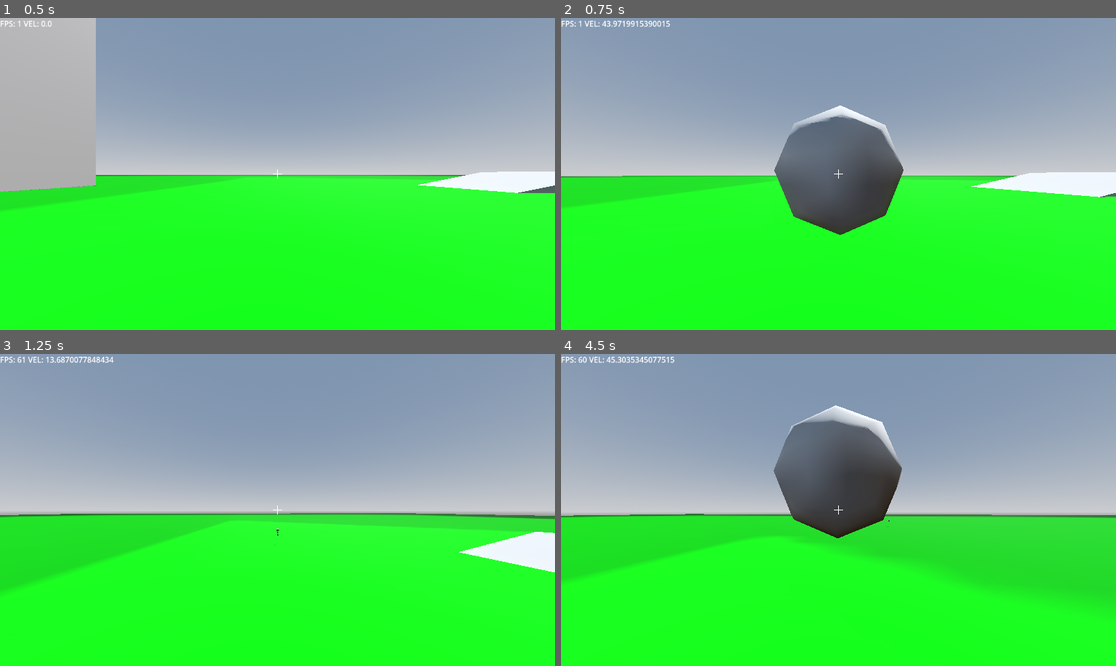
Above: before the commit, frames 1-4 (two rows, left to right).
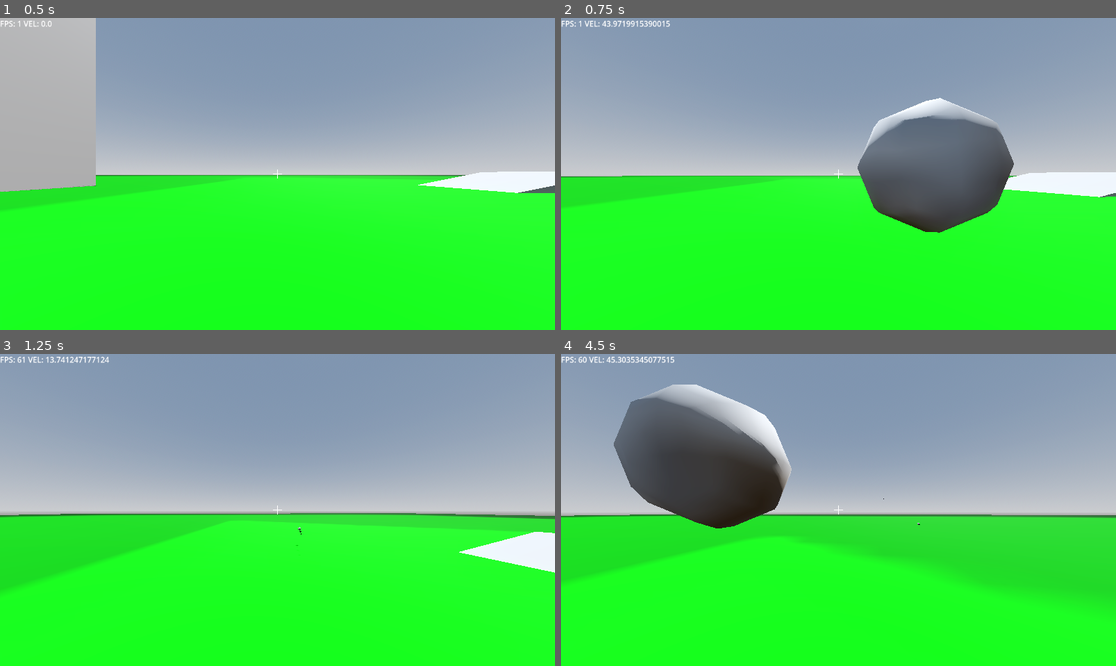
Above: after the commit, the same moments.

Repository: YouthHalo/Fast-Boomer-Shooter
Game: Godot game, scene res://scenes/main_world.tscn
The game is run twice, just before and just after one commit, with the same random seed, the same clock (stepped at 60 frames per second) and the same inputs. The engine's default icon, where the game draws it, is replaced by a stand-in: a white triangle on a blue panel in a dark square.
Inputs (mouse positions are in pixels of both pictures, inside the frame that each line leads up to):
- Up to frame 1 (0.5 s): no input
- Up to frame 2 (0.75 s): tap Enter at 0.5 s; move the mouse to (866, 174) at 0.52 s; hold W (forward) from 0.53 s (still down); tap Shift (dash) at 0.6 s; click (866, 174) at 0.67 s
- Up to frame 3 (1.25 s): keep holding W (forward); tap Space (jump) at 0.77, 1.07 s; tap C (slide) at 0.8 s
- Up to frame 4 (4.5 s): keep holding W (forward); move the mouse to (810, 510) at 1.27 s; tap C (slide) at 1.35, 3.05, 3.6 s; click (810, 510) at 1.42 s; tap Space (jump) at 1.52, 1.55, 1.82, 3.02, 3.32 s; move the mouse to (849, 503) at 2.02 s; hold Space (jump) 2.03-2.78 s; click (849, 503) at 2.17 s; tap Shift (dash) at 2.3, 2.85, 4.35 s; move the mouse to (832, 516) at 2.77 s; click (832, 516) at 2.92 s; move the mouse to (877, 513) at 3.52 s; hold Space (jump) 3.53-4.28 s; click (877, 513) at 3.67 s; move the mouse to (794, 506) at 4.27 s; click (794, 506) at 4.42 s

Frame 1 is identical in both runs. In frame 2, 13% of the frame differs, in the area x 38-94%, y 25-70%; in frame 3, 0.1%; in frame 4, 17%, in the area x 2-65%, y 9-60%.

Commit message:
Working on a fix for bullets. Ground slam now only applies a single impulse and increases in strength based on travel distance

Diff:
--- a/scripts/player.gd
+++ b/scripts/player.gd
@@ -9,7 +9,7 @@
 var mouse_relative_y = 0
 
 const SPEED = 12.0
-const JUMP_VELOCITY = 9
+const JUMP_VELOCITY = 9.0
 @export var max_air_jumps = 1
 var air_jumps = max_air_jumps
 
@@ -32,23 +32,19 @@
 var camera_tilt = 0.0
 var camera_fov = 90.0
 
-var gravity = ProjectSettings.get_setting("physics/3d/default_gravity") # 19.6 (9.8 * 2)
+var gravity = ProjectSettings.get_setting("physics/3d/default_gravity")
 var slow_factor = 0.0
+var groundslamheight = 0.0
 
 @onready var projectile_scene = preload("res://scenes/projectile.tscn")
-
 
 var input_dir
 var direction
 
-
 func _ready():
 	Input.mouse_mode = Input.MOUSE_MODE_CAPTURED
 
 func _input(event):
-	#for one time presses only
-	#do i add jump and dash here????
-
 	if event is InputEventMouseMotion:
 		rotation.y -= event.relative.x / mouse_sens
 		Cam.rotation.x -= event.relative.y / mouse_sens
@@ -60,38 +56,46 @@
 		if is_inside_tree():
 			var projectile = projectile_scene.instantiate()
 			var muzzle_position = Cam.global_transform.origin
-			# Combine player Y rotation with camera X rotation manually
-			var forward = Vector3(0, 0, -1)
-			# Apply camera X rotation first
-			forward = forward.rotated(Vector3.RIGHT, Cam.rotation.x/2)
-			# Then apply player Y rotation
-			forward = forward.rotated(Vector3.UP, rotation.y/2)
-			projectile.direction = forward.normalized()
+			#var forward = Vector3(0, 0, -1)
+			#forward = forward.rotated(Vector3.RIGHT, Cam.rotation.x / 2)
+			#forward = forward.rotated(Vector3.UP, rotation.y / 2)
+			#projectile.direction = forward.normalized()
+
+			#TODO i need to be able to divide the yaw and pitch of the camera by 2 to get the projectile to shoot straight BUT STILL USE THE CAMERA'S GLOBAL DIRECTION THATS THE BEST WORKING WAY SO FAR
+
+			var camera_basis = Cam.global_transform.basis
+			projectile.direction = -camera_basis.z.normalized()
+			projectile.global_transform.origin = Cam.global_transform.origin
 
 			get_tree().current_scene.add_child(projectile)
-			projectile.global_transform.origin = muzzle_position #global should be after added to tree
-
+
+
+
+			print("Projectile Direction: ", projectile.direction)
+			print("Player rotation: ", rotation)
+			print("Camera rotation: ", Cam.rotation)
 
 
 func _physics_process(delta):
 
 	if Input.is_action_just_pressed("slide"):
 		if is_on_floor():
-			pass # TODO
-		else:
-			#drop down fast and lose all horizontal momentum
-			velocity.y = -SPEED * 7
+			pass
+		else:
+			velocity.y = - SPEED * 7
 			velocity.x = 0
 			velocity.z = 0
 			ground_slamming = true
-
-
-	if is_on_floor and ground_slamming:
+			groundslamheight = position.y
+
+
+	if is_on_floor() and ground_slamming:
 			# Impulse nearby characters and rigidbodies outwards
 			var explosion_origin = GroundSlamArea.global_transform.origin
 			var explosion_radius = 6
-			var explosion_force = 25.0
-
+			var travel_distance = min(position.distance_to(Vector3(position.x, groundslamheight, position.z)), 10.0)
+			var explosion_force = lerp(5.0, 35.0, travel_distance / 10.0)
+			print("Explosion Force: ", explosion_force)
 			for body in GroundSlamArea.get_overlapping_bodies():
 				if body == self:
 					continue
@@ -112,12 +116,13 @@
 					body.apply_central_impulse(force)
 				elif body is CharacterBody3D and "velocity" in body:
 					body.velocity += force
+			#todo: camera effect
+			ground_slamming = false
 
 	if not is_on_floor():
 		velocity.y -= gravity * delta
 	elif air_jumps < max_air_jumps:
 		air_jumps = max_air_jumps
-
 		if is_on_wall():
 			velocity.y += 40
 			print("Wall Jump Gravity")
@@ -142,24 +147,21 @@
 			if touching_wall:
 				var wall_normal = get_wall_normal()
 				velocity = wall_normal * JUMP_VELOCITY * 2
-				velocity.y = JUMP_VELOCITY # *0.85
+				velocity.y = JUMP_VELOCITY
 			else:
-				velocity = velocity + direction * 10
+				velocity += direction * 10
 				velocity.y = JUMP_VELOCITY * 0.85
 				air_jumps -= 1
 		else:
 			velocity.y = JUMP_VELOCITY
 
-	# Enable bhopping: if holding jump and on floor, jump every frame
 	if Input.is_action_pressed("jump") and is_on_floor():
 		velocity.y = JUMP_VELOCITY
 
 	input_dir = Input.get_vector("left", "right", "forward", "backward")
 	direction = (transform.basis * Vector3(input_dir.x, 0, input_dir.y)).normalized()
 
-##Something regarding the movement system is messing up and making the player shimmy. need to fix
-#It was NOT the fact that the velocities were seperate, still do not know why it was happening
-#possible due to move_toward being used on the velocity.x and velocity.z separately
+#Shimmy seems to be fixed
 
 	if Input.is_action_just_pressed("dash") and dash_timer <= 0.0:
 		var dash_dir = direction
@@ -185,15 +187,12 @@
 		if direction.length() > 0:
 			var accel = ACCEL if is_on_floor() else AIR_ACCEL
 			velocity += direction * accel * delta
-
-			if is_on_floor() and horizontal_velocity.length() > SPEED: # Idk why i set velocity like a million times but it works i guess
-				velocity = Vector3(
-					move_toward(velocity.x, direction.x * SPEED, FRICTION * delta),
-					velocity.y,
-					move_toward(velocity.z, direction.z * SPEED, FRICTION * delta)
-				)
-				#velocity.x = move_toward(velocity.x, direction.x * SPEED, FRICTION * delta)
-				#velocity.z = move_toward(velocity.z, direction.z * SPEED, FRICTION * delta)
+			if is_on_floor() and horizontal_velocity.length() > SPEED:
+				var hvel = Vector3(velocity.x, 0, velocity.z)
+				hvel = hvel.move_toward(direction * SPEED, FRICTION * delta)
+				velocity.x = hvel.x
+				velocity.z = hvel.z
+
 		if is_on_floor() and direction.length() > 0:
 			if speed > 0:
 				#normal slowdown
@@ -204,31 +203,27 @@
 				elif speed > SPEED:
 					#slow slowdown
 					slow_factor = 0.7 + ((speed - SPEED) / (MAX_MOMENTUM_SPEED - SPEED))
-
 		elif is_on_floor() and direction.length() == 0:
 			if speed > SPEED:
 				slow_factor = 0.8
 			else:
 				slow_factor = 0.6
+
+		# --- friction fix: apply to full vector
 		if is_on_floor():
-			velocity = Vector3(
-				move_toward(velocity.x, 0, FRICTION * slow_factor * delta),
-				velocity.y,
-				move_toward(velocity.z, 0, FRICTION * slow_factor * delta)
-			)
-			#velocity.x = move_toward(velocity.x, 0, FRICTION * slow_factor * delta)
-			#velocity.z = move_toward(velocity.z, 0, FRICTION * slow_factor * delta)
+			var hvel = Vector3(velocity.x, 0, velocity.z)
+			hvel = hvel.move_toward(Vector3.ZERO, FRICTION * slow_factor * delta)
+			velocity.x = hvel.x
+			velocity.z = hvel.z
 
 	var hvel = Vector3(velocity.x, 0, velocity.z)
 	if hvel.length() > MAX_TOTAL_SPEED:
 		hvel = hvel.normalized() * MAX_TOTAL_SPEED
-		velocity = Vector3(hvel.x, velocity.y, hvel.z)
-		#velocity.x = hvel.x
-		#velocity.z = hvel.z
+		velocity.x = hvel.x
+		velocity.z = hvel.z
 
 	camera_effects()
 	move_and_slide()
-
 
 func camera_effects() -> void:
 	camera_tilt = clamp(-input_dir.x * velocity.length() * 0.0025, -0.15, 0.15)
--- a/scripts/projectile.gd
+++ b/scripts/projectile.gd
@@ -14,7 +14,7 @@
 	look_at(global_transform.origin + direction, Vector3.UP)
 	pass
 
-func _process(delta: float) -> void:
+func _physics_process(delta: float) -> void:
 	if hitbox.get_overlapping_bodies().size() > 0 and not currently_blowing_up:
 		var collider = hitbox.get_overlapping_bodies()[0]
 		if collider and collider.name != "Player":
